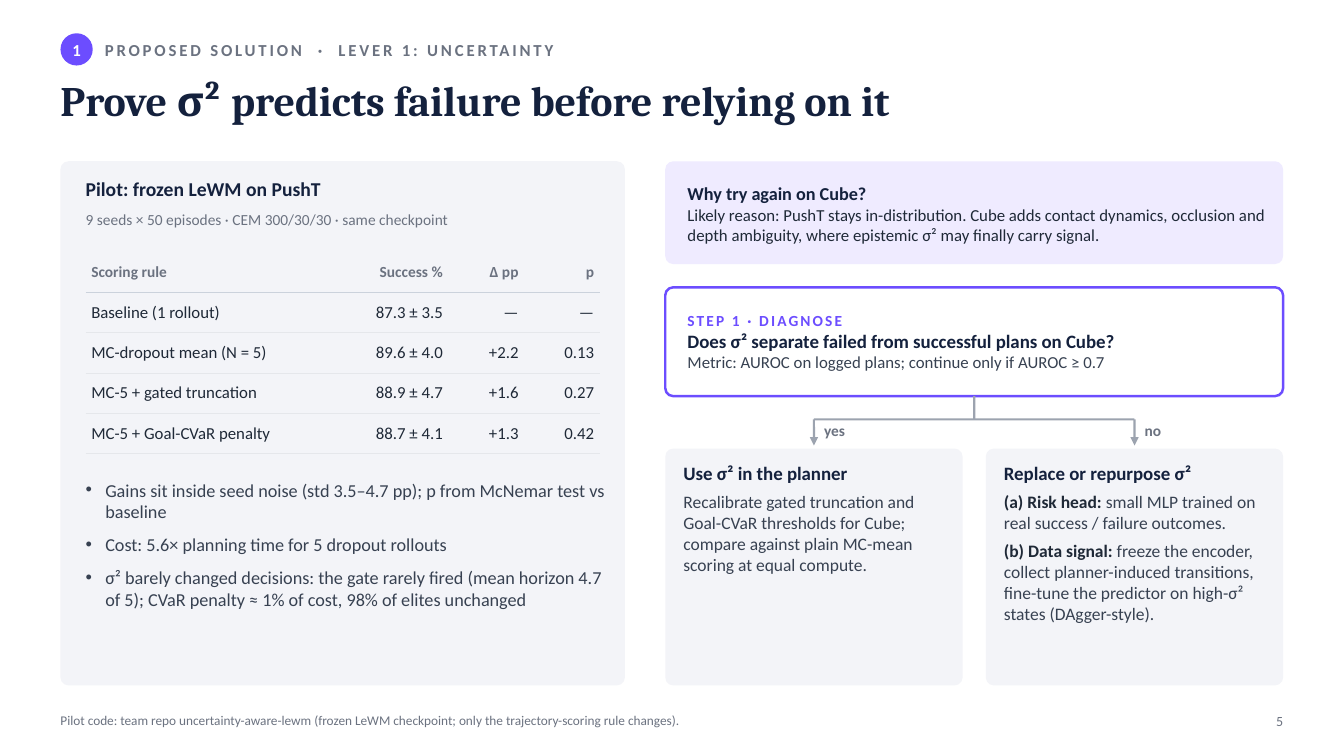
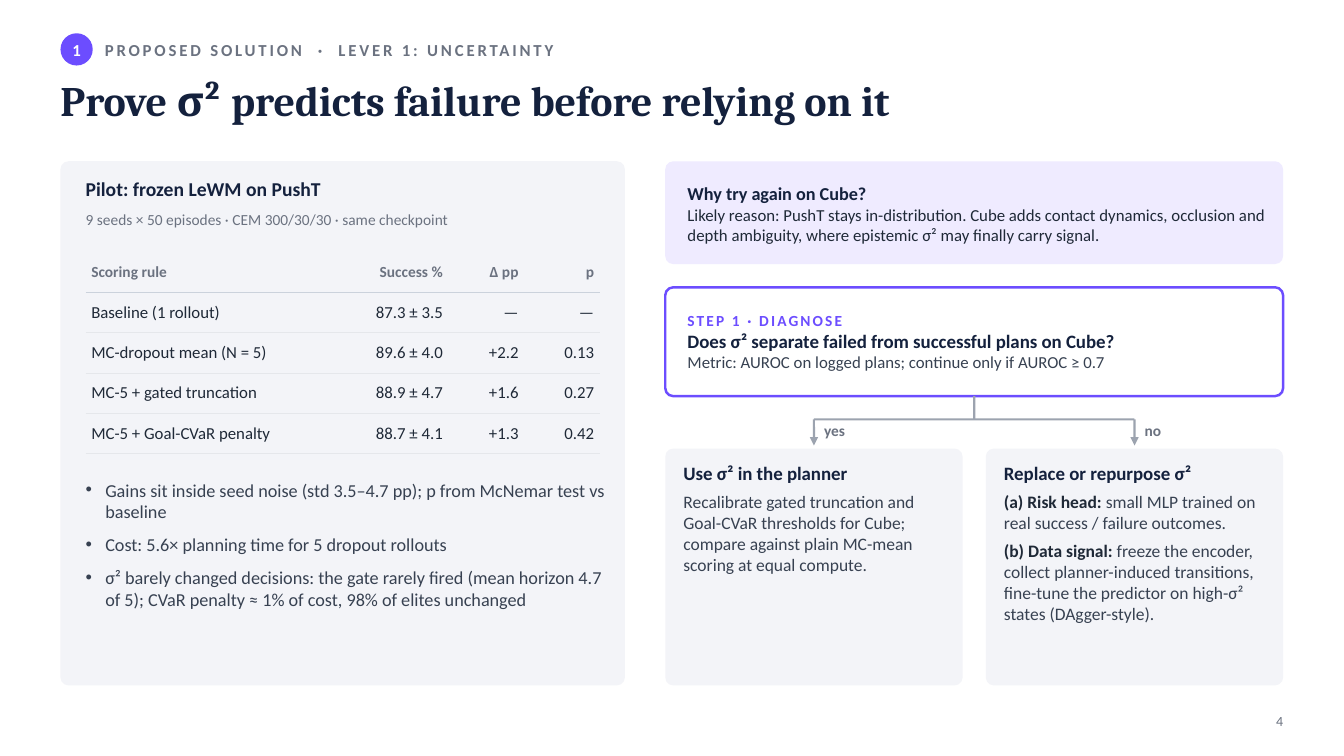
Before and after one commit to JaspinXu/uncertainty-aware-lewm, a slide deck: slide 4 of report/slides/CS5478_proposal_milestone.pptx (slide 5 before the commit). Drawn at 1344x756 pixels with LibreOffice and Linux fonts; fonts in the diff are those of the drawing. Boxes give left, top, right and bottom in pixels: in the first picture for what was removed or moved away, otherwise in the second. Text is boxed around its words. In the diff, an @@ line names an element or a change of style, - is before the commit and + after.

```diff
--- a/report/slides/CS5478_proposal_milestone.pptx
+++ b/report/slides/CS5478_proposal_milestone.pptx
@@ text removed at (60,715,679,727) @@
-Pilot code: team repo uncertainty-aware-lewm (frozen LeWM checkpoint; only the trajectory-scoring rule changes).
@@ text at (1276,717,1283,726): text changed @@
-5
+4
```
Also in this commit, not shown: 12 other slides changed, 2 slides removed, 2 other files.
